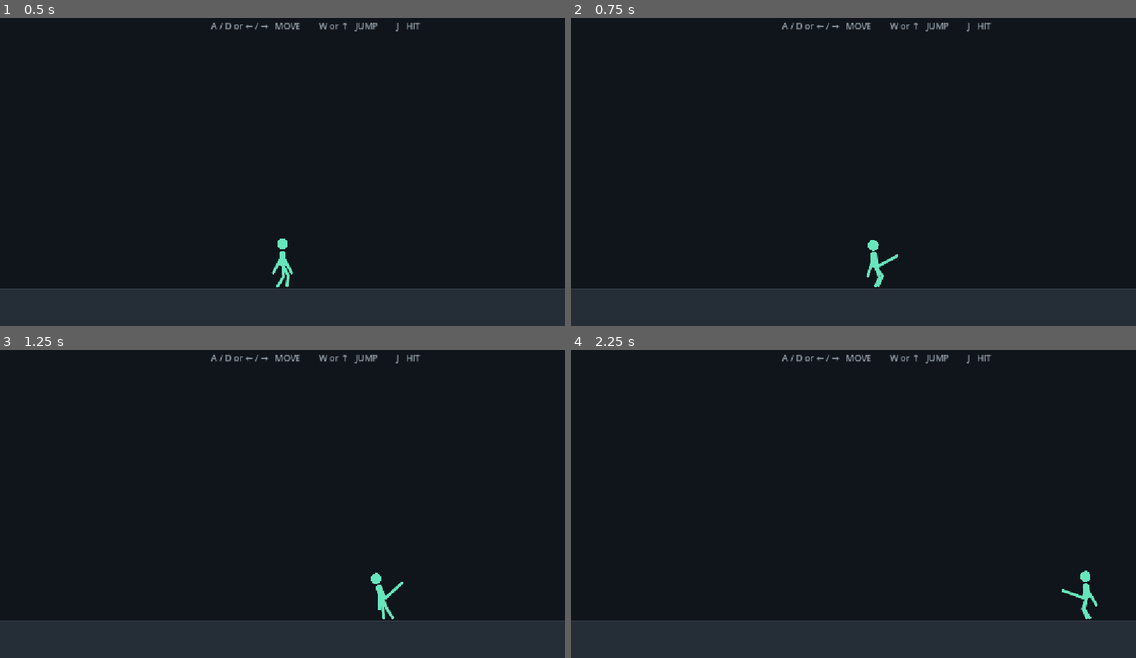
Above: before the commit, frames 1-4 (two rows, left to right).
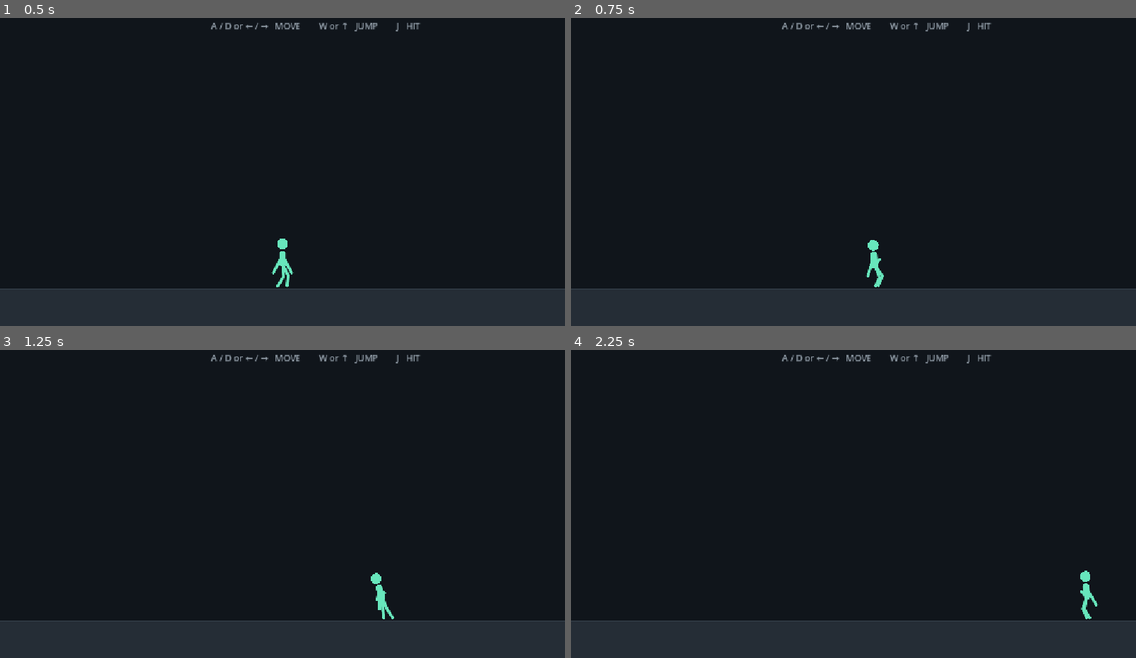
Above: after the commit, the same moments.

Repository: divanburke/ShadowSwap
Game: Godot game, scene res://main.tscn
Same seed, same stepped clock (60 frames per second), same inputs: the game is played once before the commit and once after it.
Inputs:
- Up to frame 1 (0.5 s): no input
- Up to frame 2 (0.75 s): hold D from 0.53 s (still down); hold J from 0.53 s (still down)
- Up to frame 3 (1.25 s): keep holding D; keep holding J; tap W at 0.77 s
- Up to frame 4 (2.25 s): release J at 1.28 s; tap J at 1.35 s; tap W at 1.52 s; release D at 2.03 s; hold A from 2.03 s (still down); hold J from 2.03 s (still down)

Frame 1 is identical in both runs. In frame 2, less than 0.1% of the frame differs, in the area x 53-58%, y 76-82%; in frame 3, less than 0.1%, in the area x 66-72%, y 75-82%; in frame 4, less than 0.1%.

Commit message:
Turn attack into a slower bent-elbow uppercut

Diff:
--- a/scripts/fighter.gd
+++ b/scripts/fighter.gd
@@ -32,7 +32,7 @@
 const MAX_FALL_SPEED = 950.0
 const JUMP_SPEED = 590.0
 
-const ATTACK_DURATION = 0.22
+const ATTACK_DURATION = 0.34
 const ATTACK_COOLDOWN = 0.30
 
 const MINT_GREEN = Color("#67e6bc")
@@ -727,6 +727,33 @@
 	return posed
 
 
+func get_uppercut_pose(attack_progress):
+	var progress = smoothstep(0.0, 1.0, attack_progress)
+
+	# The active arm swings from a low chamber into an upward uppercut.
+	# The elbow stays bent at roughly 35 degrees throughout the motion.
+	var upper_arm_angle = lerpf(
+		deg_to_rad(125.0),
+		deg_to_rad(80.0),
+		progress
+	)
+
+	var upper_direction = Vector2(
+		facing * cos(upper_arm_angle),
+		sin(upper_arm_angle)
+	)
+
+	var forearm_direction = (-upper_direction).rotated(
+		deg_to_rad(35.0) * facing
+	)
+
+	var shoulder = Vector2(0.0, SHOULDER_Y)
+	var elbow = shoulder + upper_direction * UPPER_ARM_LENGTH
+	var hand = elbow + forearm_direction * FOREARM_LENGTH
+
+	return [elbow, hand]
+
+
 func get_point(name):
 	var attack_progress = 0.0
 
@@ -734,8 +761,6 @@
 		attack_progress = 1.0 - attack_timer / ATTACK_DURATION
 		attack_progress = clampf(attack_progress, 0.0, 1.0)
 
-	var punch = sin(attack_progress * PI)
-
 	match name:
 		"head":
 			return pose_point(Vector2(0.0, HEAD_Y))
@@ -748,30 +773,30 @@
 
 		"hand_left":
 			if attack_timer > 0.0 and facing < 0.0:
-				return pose_point(
-					Vector2(
-						-ATTACK_REACH,
-						SHOULDER_Y + BODY_HEIGHT * 0.03
-					)
-				)
+				var left_attack_pose = get_uppercut_pose(attack_progress)
+				return pose_point(left_attack_pose[1])
 
 			return pose_point(left_hand_offset)
 
 		"hand_right":
 			if attack_timer > 0.0 and facing > 0.0:
-				return pose_point(
-					Vector2(
-						ATTACK_REACH,
-						SHOULDER_Y + BODY_HEIGHT * 0.03
-					)
-				)
+				var right_attack_pose = get_uppercut_pose(attack_progress)
+				return pose_point(right_attack_pose[1])
 
 			return pose_point(right_hand_offset)
 
 		"elbow_left":
+			if attack_timer > 0.0 and facing < 0.0:
+				var left_attack_pose = get_uppercut_pose(attack_progress)
+				return pose_point(left_attack_pose[0])
+
 			return pose_point(left_elbow_offset)
 
 		"elbow_right":
+			if attack_timer > 0.0 and facing > 0.0:
+				var right_attack_pose = get_uppercut_pose(attack_progress)
+				return pose_point(right_attack_pose[0])
+
 			return pose_point(right_elbow_offset)
 
 		"left_hip":
